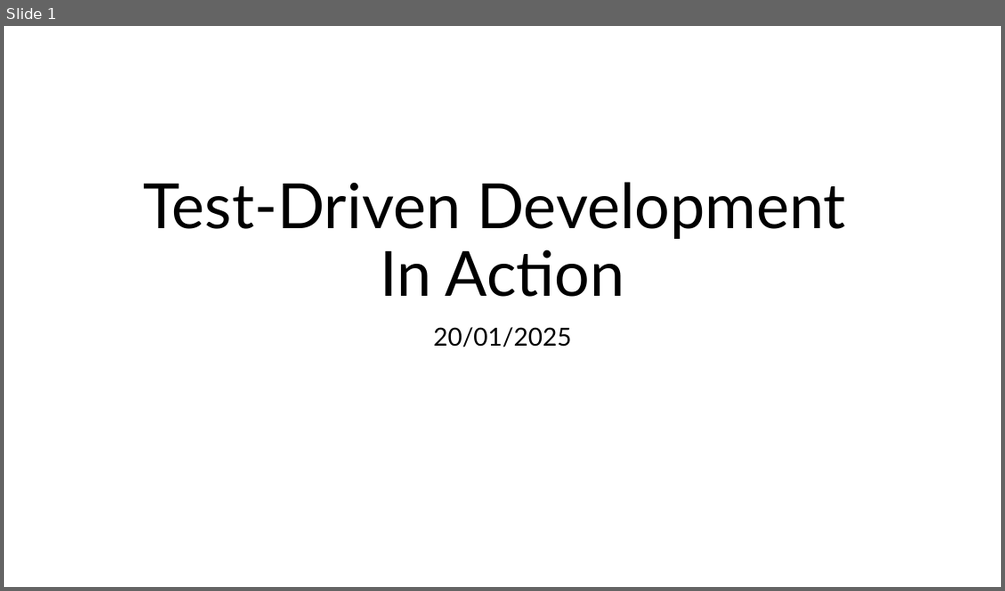
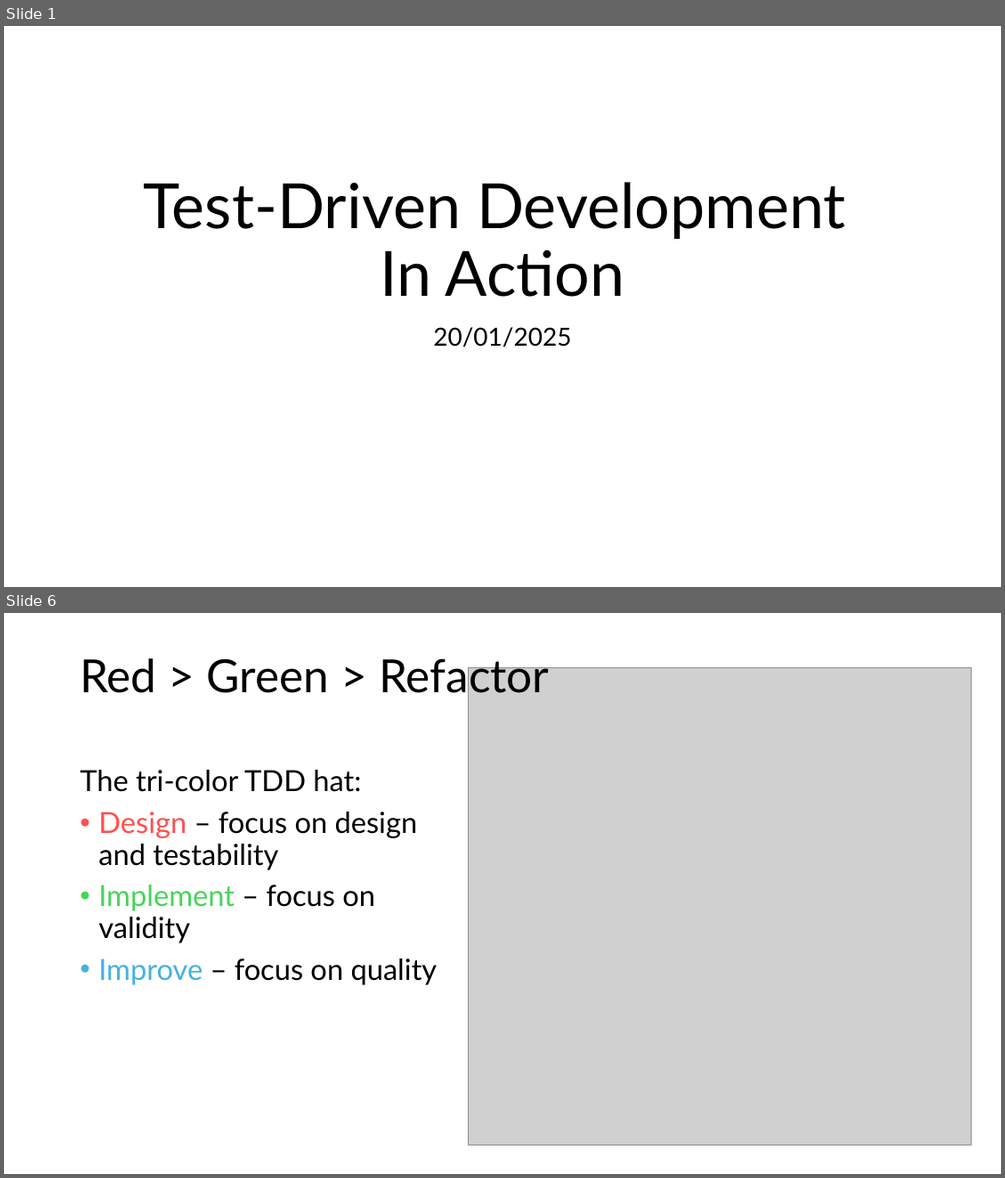
Before and after one commit to G2HJei/tdd-birthday-emails, a slide deck: Test-Driven Development.pptx. Shown one above the other, each under a label of ours: slide 1 before the commit, slides 1 and 6 after it; the slides between them are not shown. The pictures are 1005x591 and 1005x1178 pixels, drawn with LibreOffice and Linux fonts; fonts in the diff are those of the drawing; grey boxes stand for pictures. Boxes give left, top, right and bottom in pixels: in the first picture for what was removed or moved away, otherwise in the second. Text is boxed around its words. In the diff, an @@ line names an element or a change of style, - is before the commit and + after.

```diff
--- a/Test-Driven Development.pptx
+++ b/Test-Driven Development.pptx
@@ slide 6 added at [4,613,1001,1174], background #FFFFFF @@
@@ text added at [80,658,549,701], 44 pt, text #000000 @@
+Red > Green > Refactor
@@ picture added at [469,667,971,1144] @@
@@ text added at [80,770,437,985], 28 pt, text #000000 @@
+The tri-color TDD hat:
+• Design – focus on design and testability
+• Implement – focus on validity
+• Improve – focus on quality
```
Also in this commit, not shown: 5 slides changed, 9 other slides added, 3 other files.
